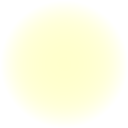
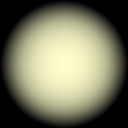
Comparing the layer stacks of the two (128, 128) images. Changes:
added layer "Layer #1" over [left=0, top=0, right=128, bottom=128]
